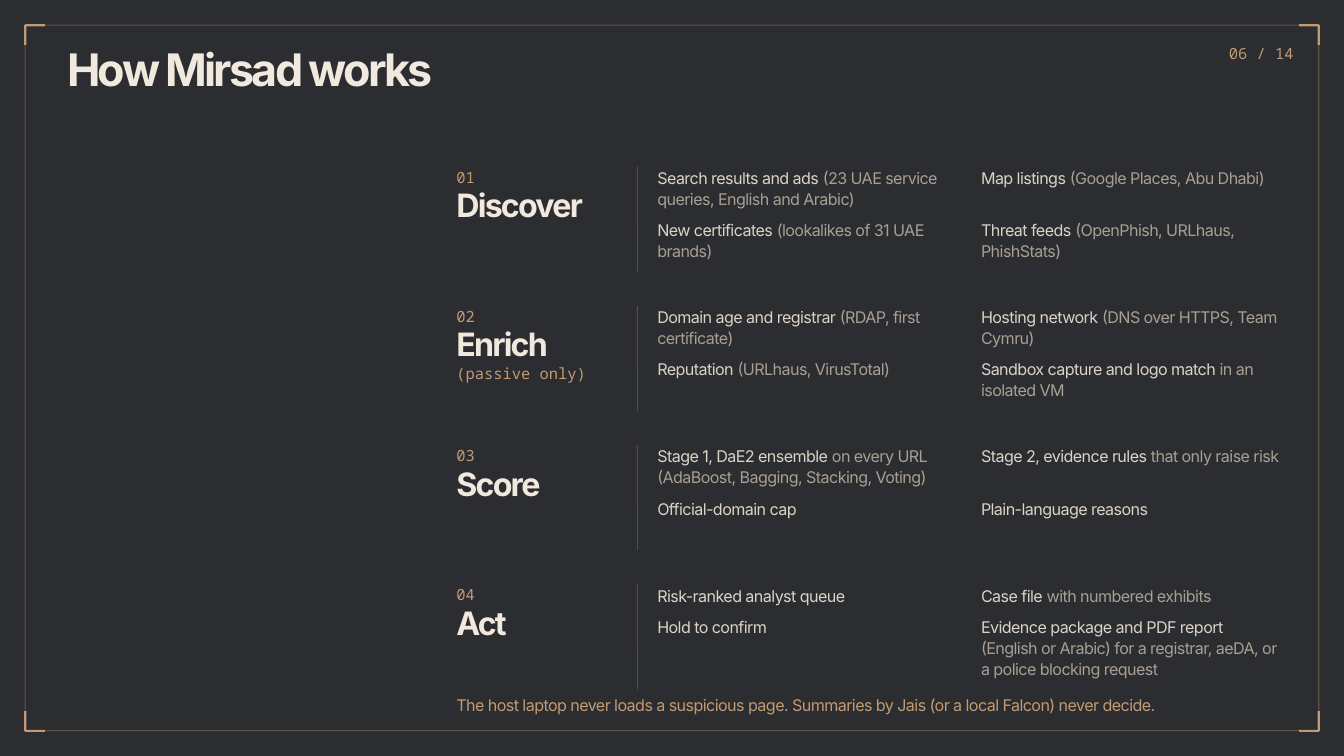
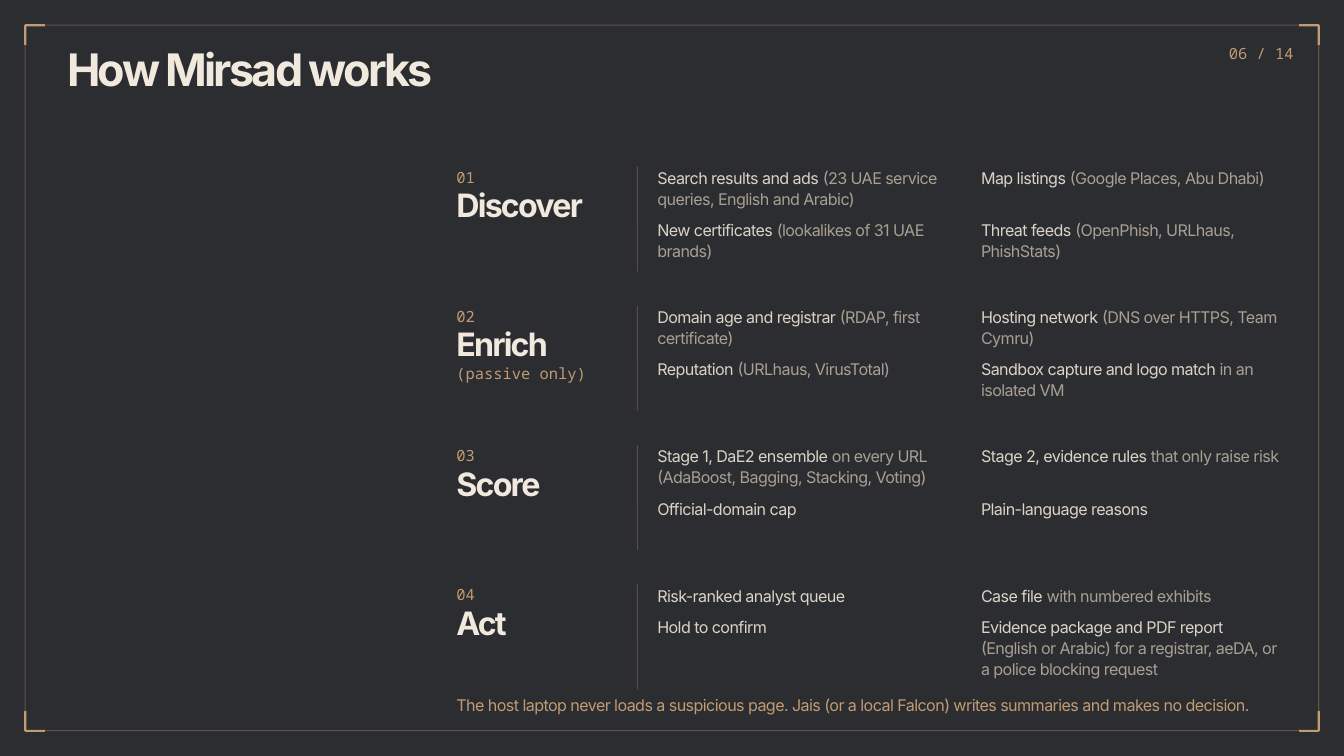
Before and after one commit to muhammet-tm/mirsad, a slide deck: slide 6 of deck/Mirsad_Deck.pptx. Drawn at 1344x756 pixels with LibreOffice and Linux fonts; fonts in the diff are those of the drawing; background and template pictures are left out. Boxes give left, top, right and bottom in pixels: in the first picture for what was removed or moved away, otherwise in the second. Text is boxed around its words. In the diff, an @@ line names an element or a change of style, - is before the commit and + after.

```diff
--- a/deck/Mirsad_Deck.pptx
+++ b/deck/Mirsad_Deck.pptx
@@ text at <box>456,698,1250,715</box>: text changed @@
-The host laptop never loads a suspicious page. Summaries by Jais (or a local Falcon) never decide.
+The host laptop never loads a suspicious page. Jais (or a local Falcon) writes summaries and makes no decision.
```
Also in this commit, not shown: 2 other slides changed, 20 other files.
